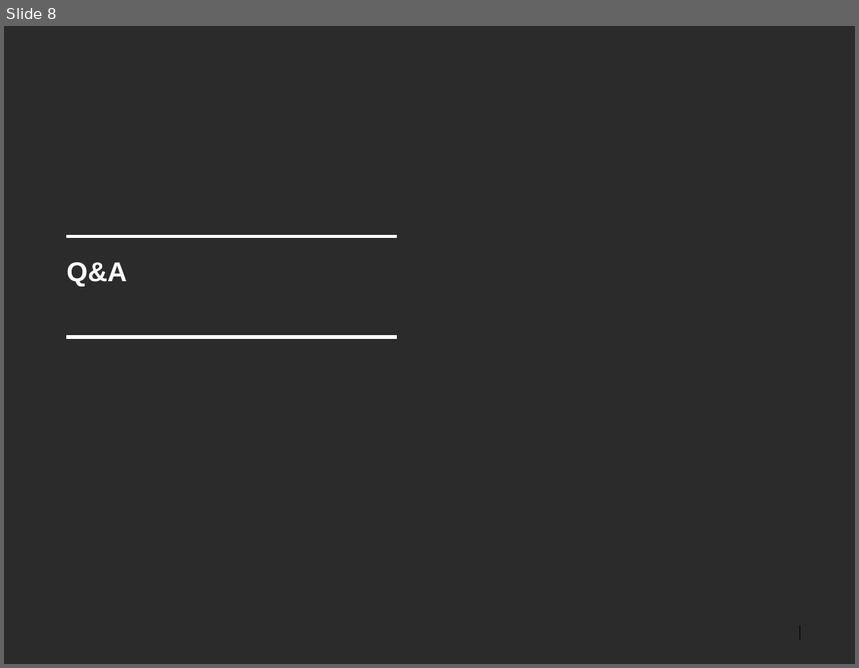
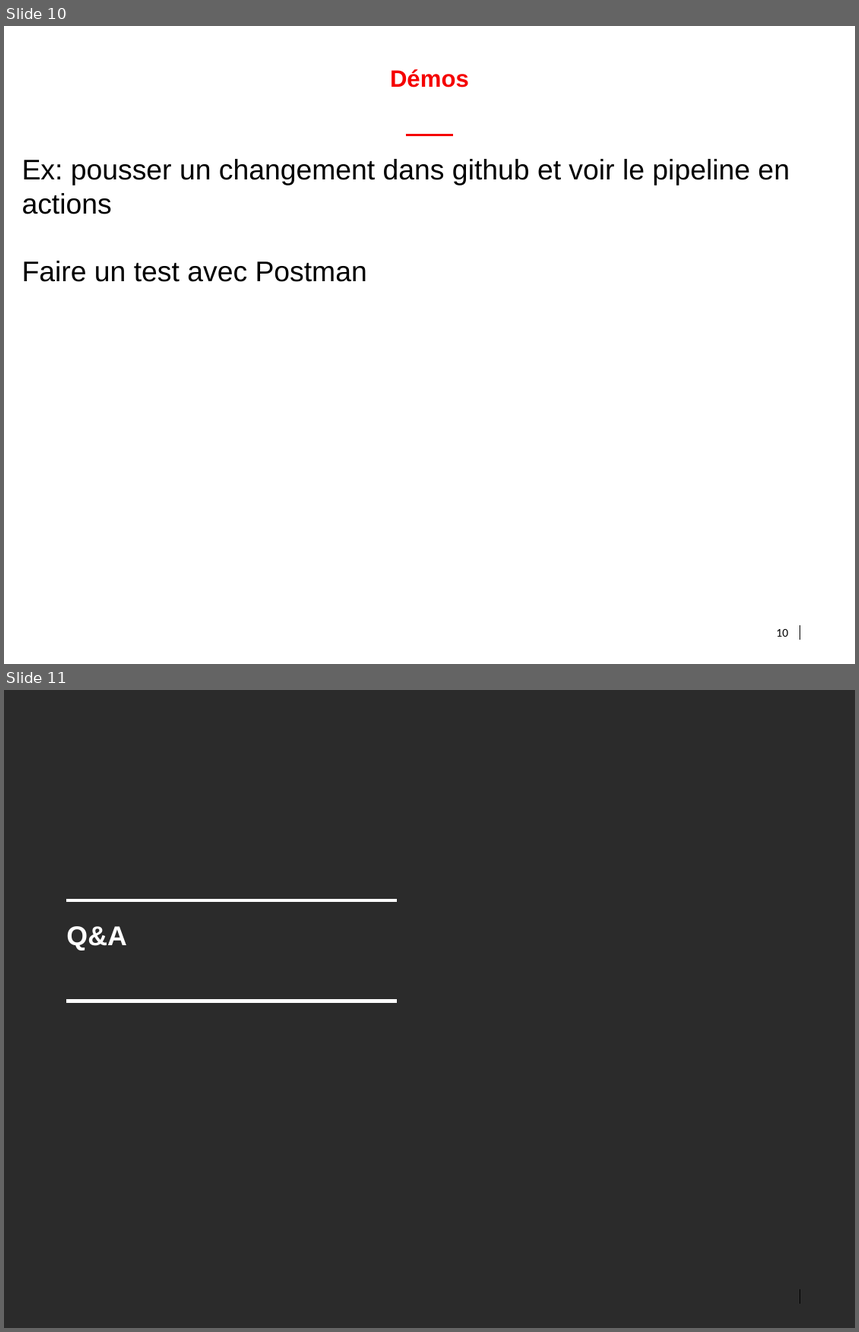
Before and after one commit to bnclab13/devops, a slide deck: doc/Presentation.pptx. Shown one above the other, each under a label of ours: slide 8 before the commit, slides 10 and 11 after it. The pictures are 859x668 and 859x1332 pixels, drawn with LibreOffice and Linux fonts; fonts in the diff are those of the drawing; background and template pictures are left out; a plain dark background stands for a picture behind light text. Boxes give left, top, right and bottom in pixels: in the first picture for what was removed or moved away, otherwise in the second. Text is boxed around its words. In the diff, an @@ line names an element or a change of style, - is before the commit and + after.

```diff
--- a/doc/Presentation.pptx
+++ b/doc/Presentation.pptx
@@ slide 10 added at (4, 26, 855, 664), background #FFFFFF; not listed: 2 template elements that a slide beside it also shows @@
@@ title added at (390, 69, 469, 88), 20 pt, text #F50000, bold @@
+Démos
@@ line added from (406, 135) to (453, 135), #F50000 2 pt @@
@@ text added at (22, 159, 790, 282), 24 pt, text #000000 @@
+Ex: pousser un changement dans github et voir le pipeline en actions
+Faire un test avec Postman
@@ page number added at (776, 629, 788, 637), 10 pt, text #000000 @@
+10
@@ what was slide 8 is now slide 11 @@
```
Also in this commit, not shown: 3 slides changed, 6 other slides added, 4 slides removed.
